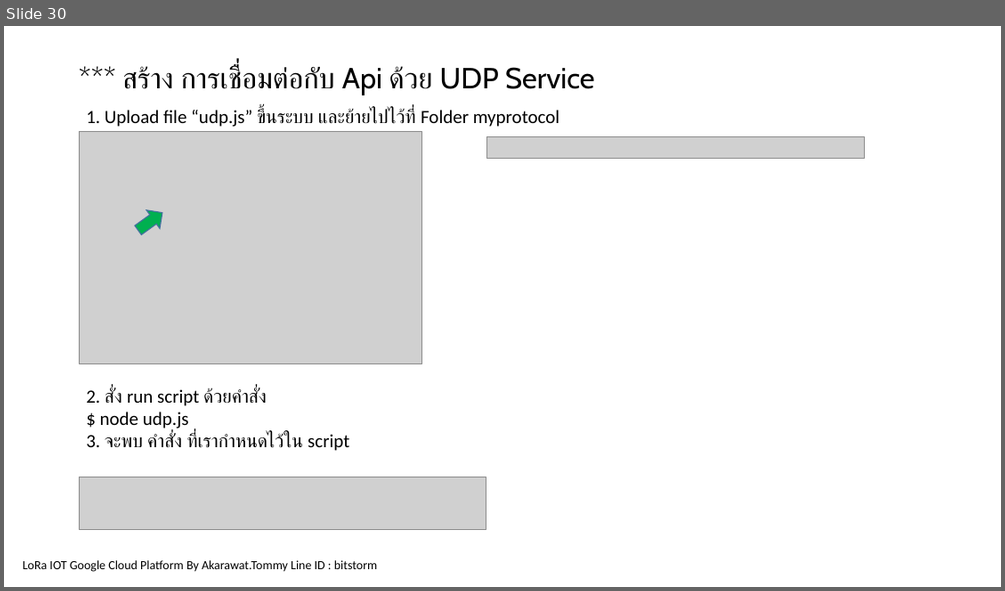
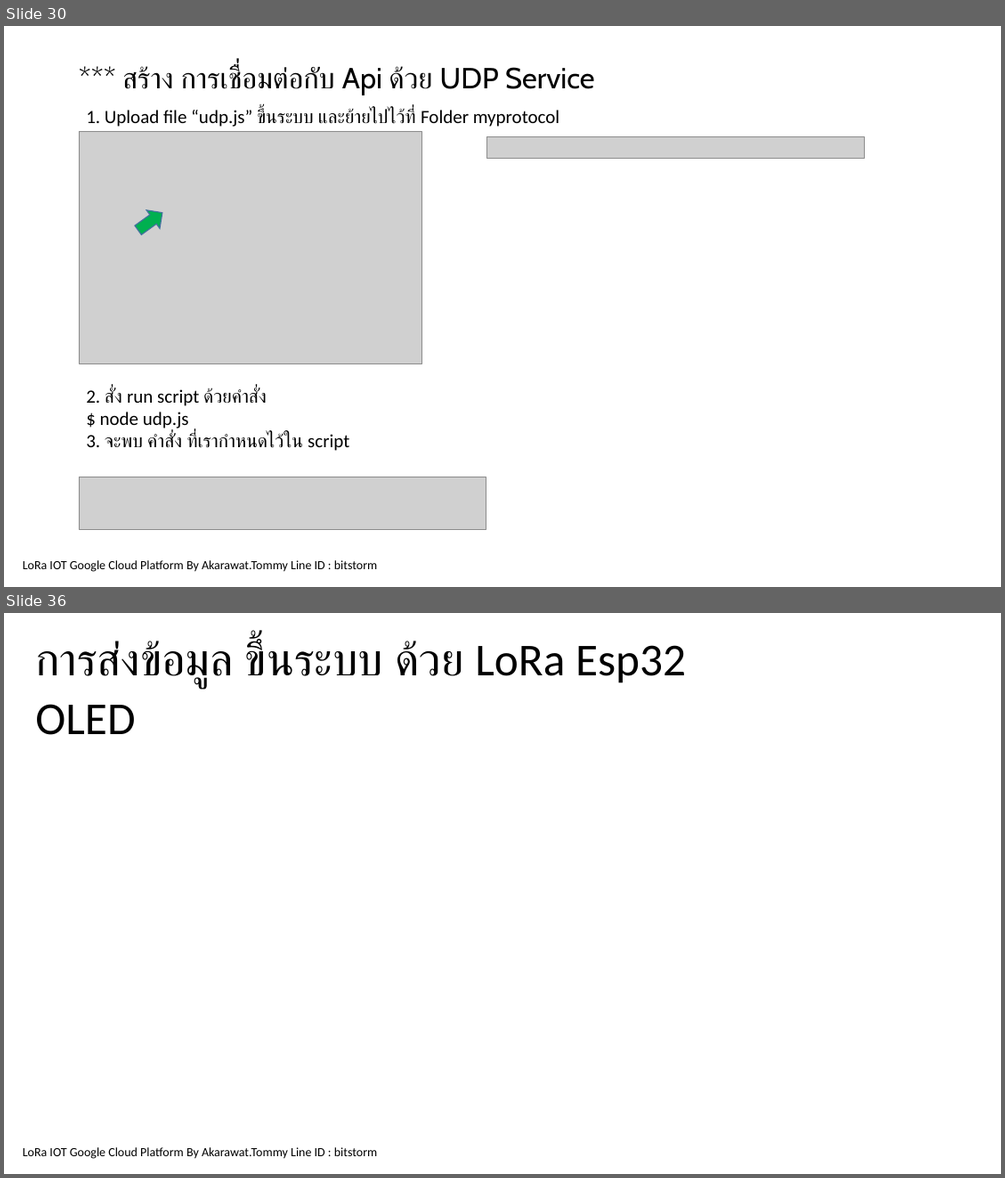
Before and after one commit to akarawat/GCPLoRaTraining, a slide deck: Documents/LoRaIOTGoogleCoudPlatform.pptx. Shown one above the other, each under a label of ours: slide 30 before the commit, slides 30 and 36 after it; the slides between them are not shown. The pictures are 1005x591 and 1005x1178 pixels, drawn with LibreOffice and Linux fonts; fonts in the diff are those of the drawing; grey boxes stand for pictures; background and template pictures are left out. Boxes give left, top, right and bottom in pixels: in the first picture for what was removed or moved away, otherwise in the second. Text is boxed around its words. In the diff, an @@ line names an element or a change of style, - is before the commit and + after.

```diff
--- a/Documents/LoRaIOTGoogleCoudPlatform.pptx
+++ b/Documents/LoRaIOTGoogleCoudPlatform.pptx
@@ slide 36 added at <box>4,613,1001,1174</box>, background picture (left out); not listed: 1 template element that a slide beside it also shows @@
@@ text added at <box>35,640,686,688</box>, 44 pt, text #000000 @@
+การส่งข้อมูล ขึ้นระบบ ด้วย LoRa Esp32 OLED
```
Also in this commit, not shown: 1 slide changed, 4 other slides added, 2 other files.
